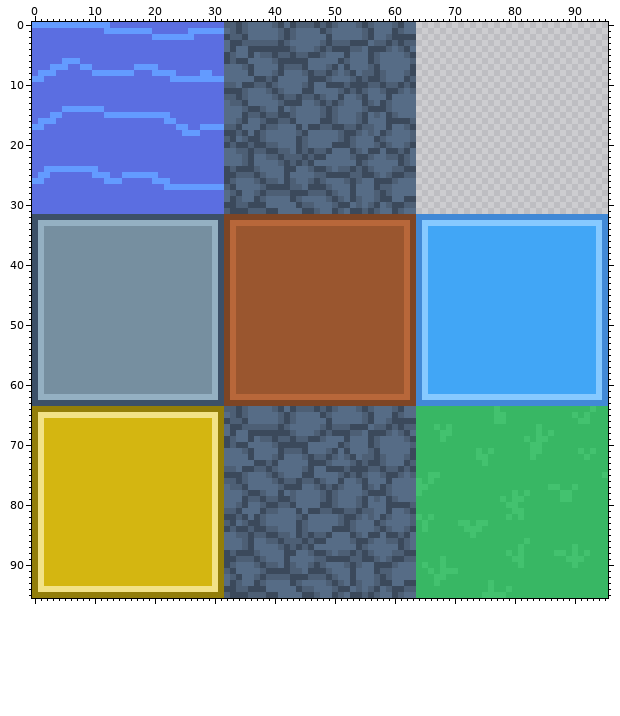
Two versions of one pixel-art file, Assets/Art/Terrain.ase. That is the earlier state.
96x96 pixels, 1 frame.
New version:
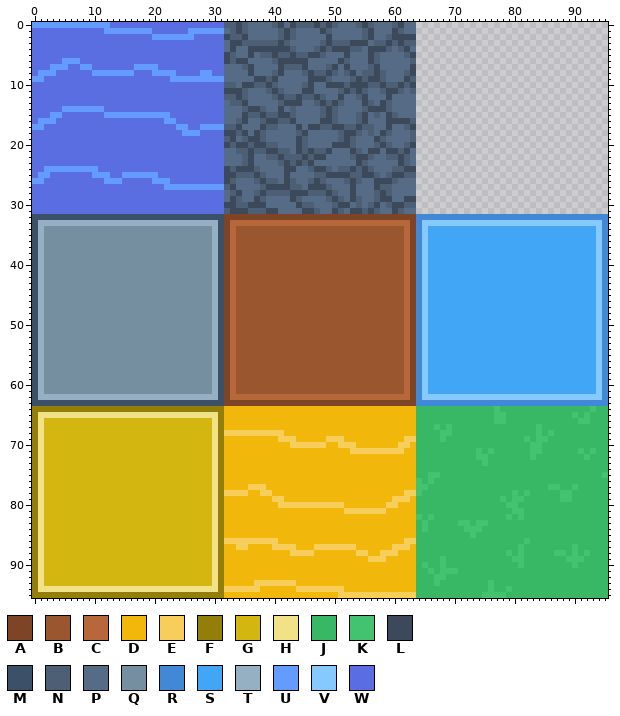
Palette (. is transparent): A #7d4525  B #9a562f  C #b8673a  D #f2b70b  E #f6ce59  F #937e09  G #d4b611  H #f2e287  J #38b764  K #43c26f  L #3b495b  M #3c5068  N #4d5f75  P #566c86  Q #768fa0  R #4189d6  S #41a6f6  T #94b0c2  U #639bff  V #86c9ff  W #5b6ee1
Difference:
Changed rows in their new state; - is an unchanged pixel.
Layer "Water":
first column x 32:
64 DDDDDDDDDDDDDDDDDDDDDDDDDDDDDDDD
65 DDDDDDDDDDDDDDDDDDDDDDDDDDDDDDDD
66 DDDDDDDDDDDDDDDDDDDDDDDDDDDDDDDD
67 DDDDDDDDDDDDDDDDDDDDDDDDDDDDDDDD
68 EEEEEEEEEEDDDDDDDDDDDDDDDDDDDDDD
69 DDDDDDDDDEEEDDDDDEEEDDDDDDDDDDEE
70 DDDDDDDDDDDEEEEEEDDEEEDDDDDDDEED
71 DDDDDDDDDDDDDDDDDDDDDEEEEEEEEEDD
72 DDDDDDDDDDDDDDDDDDDDDDDDDDDDDDDD
73 DDDDDDDDDDDDDDDDDDDDDDDDDDDDDDDD
74 DDDDDDDDDDDDDDDDDDDDDDDDDDDDDDDD
75 DDDDDDDDDDDDDDDDDDDDDDDDDDDDDDDD
76 DDDDDDDDDDDDDDDDDDDDDDDDDDDDDDDD
77 DDDDEEEDDDDDDDDDDDDDDDDDDDDDDDDD
78 EEEEDDEEDDDDDDDDDDDDDDDDDDDDDDEE
79 DDDDDDDDEEDDDDDDDDDDDDDDDDDDEEED
80 DDDDDDDDDEEEEEEEEEEEDDDDDDDEEDDD
81 DDDDDDDDDDDDDDDDDDDDEEEEEEEDDDDD
82 DDDDDDDDDDDDDDDDDDDDDDDDDDDDDDDD
83 DDDDDDDDDDDDDDDDDDDDDDDDDDDDDDDD
84 DDDDDDDDDDDDDDDDDDDDDDDDDDDDDDDD
85 DDDDDDDDDDDDDDDDDDDDDDDDDDDDDDDD
86 EEEEEEEEEDDDDDDDDDDDDDDDDDDDDDEE
87 DDEEDDDDEEEEDDDEEEEEEEDDDDDDEEED
88 DDDDDDDDDDDEEEEDDDDDDDEEDDEEEDDD
89 DDDDDDDDDDDDDDDDDDDDDDDDEEEDDDDD
90 DDDDDDDDDDDDDDDDDDDDDDDDDDDDDDDD
91 DDDDDDDDDDDDDDDDDDDDDDDDDDDDDDDD
92 DDDDDDDDDDDDDDDDDDDDDDDDDDDDDDDD
93 DDDDDEEEEEEEDDDDDDDDDDDDDDDDDDDD
94 EEEEEEDDDDDDEEEEEEEEDDDDDDDDDDDD
95 DDDDDDDDDDDDDDDDDDDEEEEEEEEEEEEE
Changed places in both pictures, as pixel boxes (x1, y1, x2, y2):
changed: (224, 406, 416, 598)
